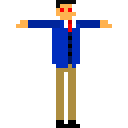
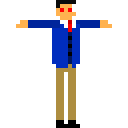
Layered file, before and after one edit (128px x 128px). Changes by layer:
painted on "Body" over [60, 20, 64, 24]
